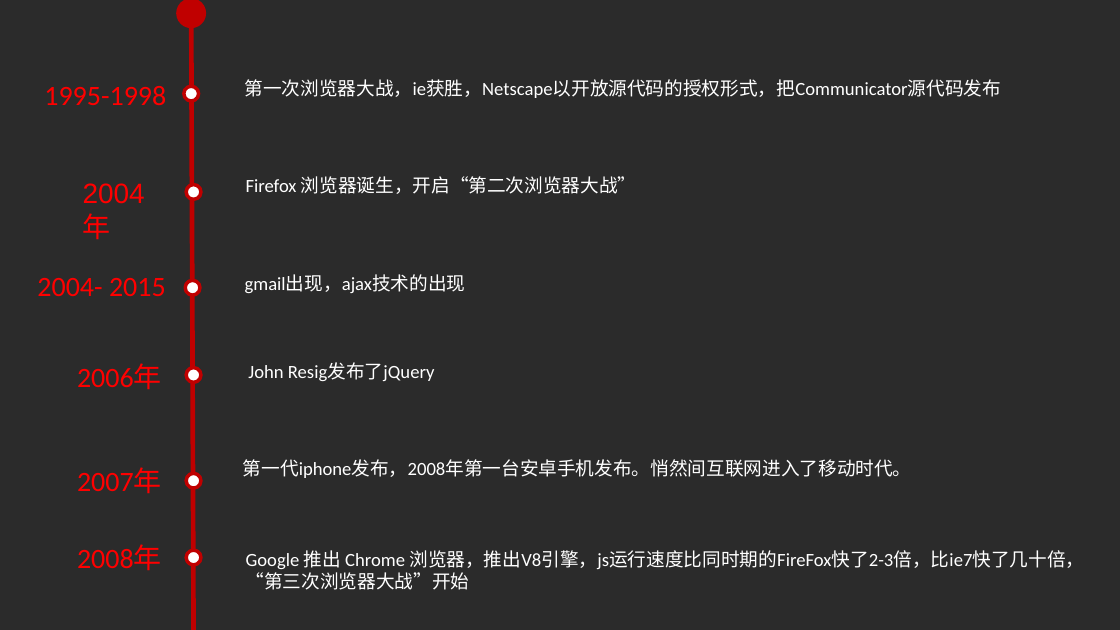
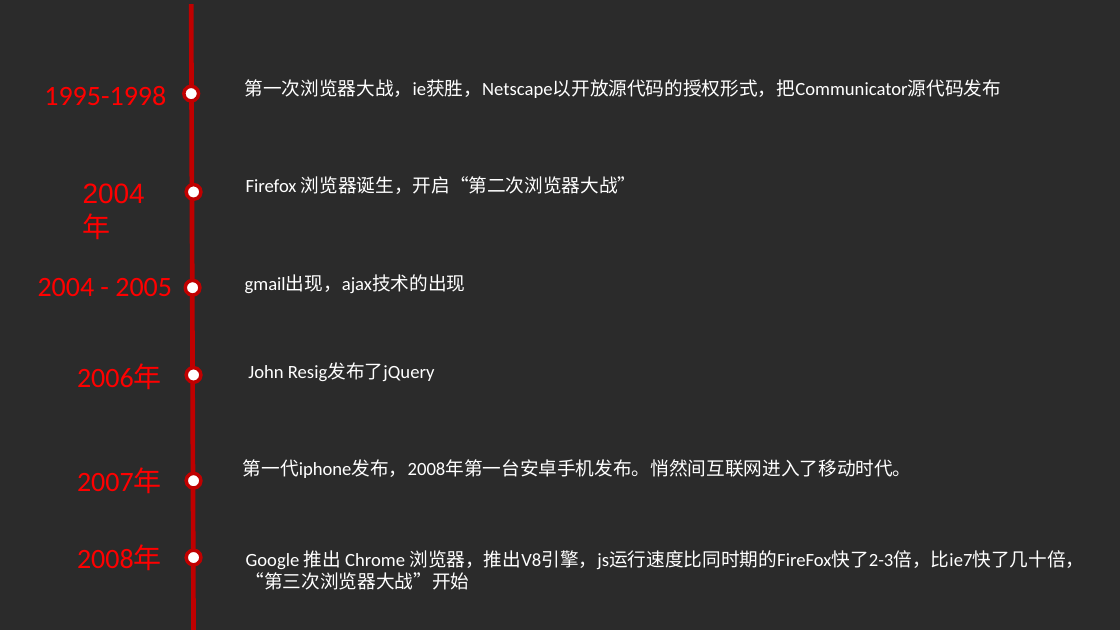
Before and after one commit to luke93h/git-blog, a slide deck: slide 20 of src/大前端简介.pptx. Drawn at 1120x630 pixels with LibreOffice and Linux fonts; fonts in the diff are those of the drawing; background and template pictures are left out; a plain dark background stands for a picture behind light text. Boxes give left, top, right and bottom in pixels: in the first picture for what was removed or moved away, otherwise in the second. Text is boxed around its words. In the diff, an @@ line names an element or a change of style, - is before the commit and + after.

```diff
--- a/src/大前端简介.pptx
+++ b/src/大前端简介.pptx
@@ ellipse removed at (178, 0, 205, 27) @@
@@ text at (38, 278, 172, 296): text changed @@
-2004- 2015
+2004 - 2005
```
Also in this commit, not shown: 4 other slides changed, 1 other file.
